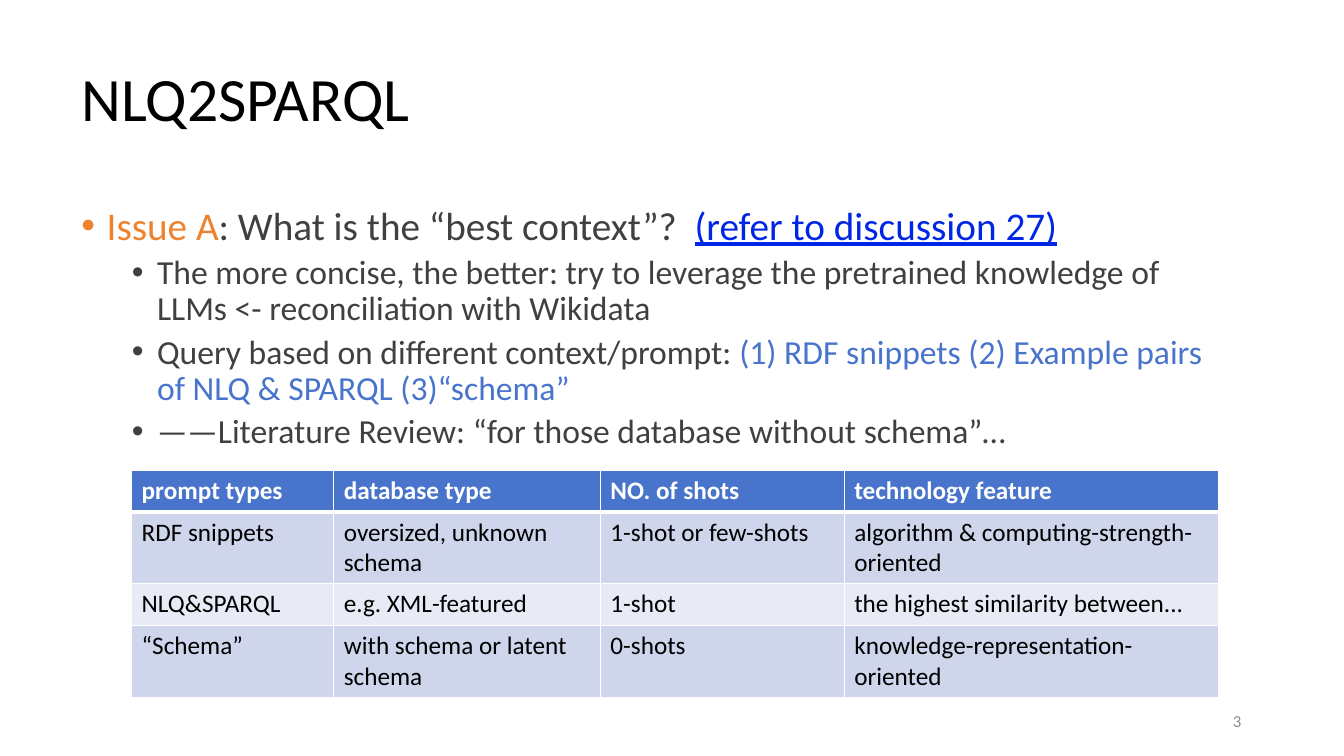
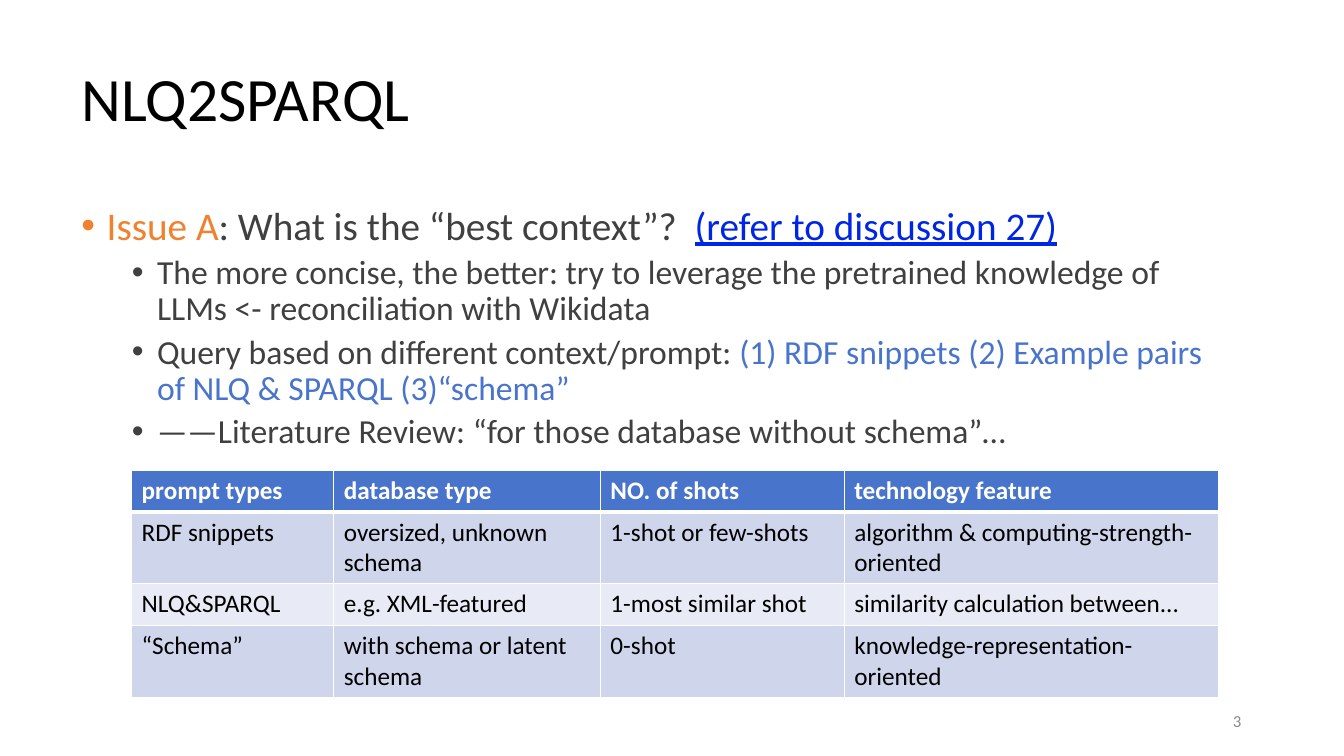
Before and after one commit to DDMAL/linkedmusic-queries, a slide deck: slide 3 of handOver_generalReviewOf_LinkedMusicQueries2024-2025.pptx. Drawn at 1344x756 pixels with LibreOffice and Linux fonts; fonts in the diff are those of the drawing. Boxes give left, top, right and bottom in pixels: in the first picture for what was removed or moved away, otherwise in the second. Text is boxed around its words. In the diff, an @@ line names an element or a change of style, - is before the commit and + after.

```diff
--- a/handOver_generalReviewOf_LinkedMusicQueries2024-2025.pptx
+++ b/handOver_generalReviewOf_LinkedMusicQueries2024-2025.pptx
@@ table at bbox=[132, 470, 1220, 695] @@
-row 3, column 3: 1-shot
+row 3, column 3: 1-most similar shot
-row 3, column 4: the highest similarity between...
+row 3, column 4: similarity calculation between...
-row 4, column 3: 0-shots
+row 4, column 3: 0-shot
```
Also in this commit, not shown: 1 other slide changed, 1 other file.
